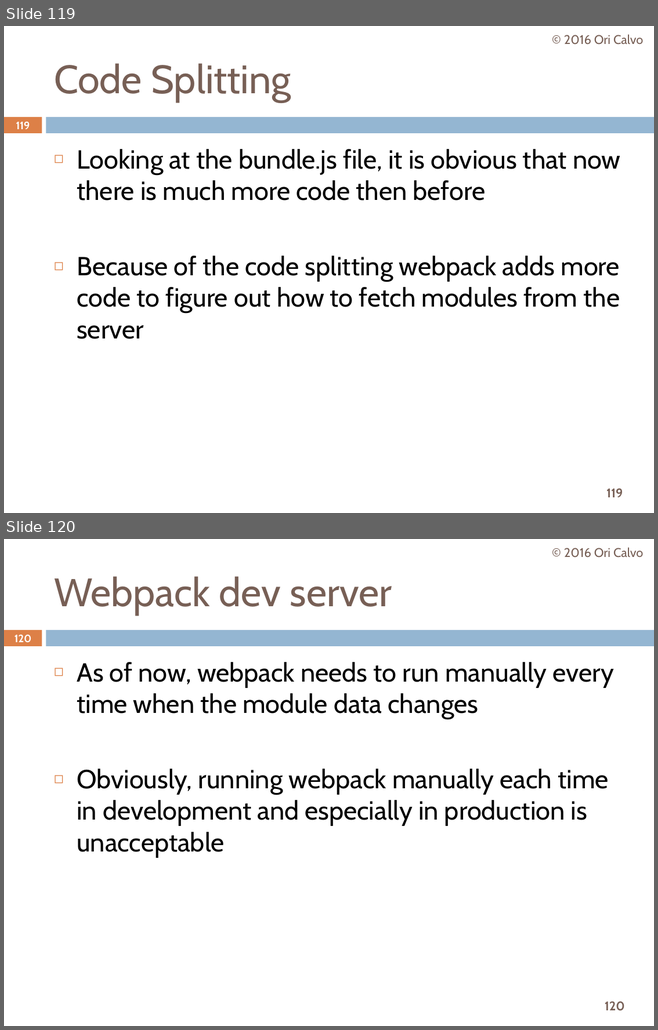
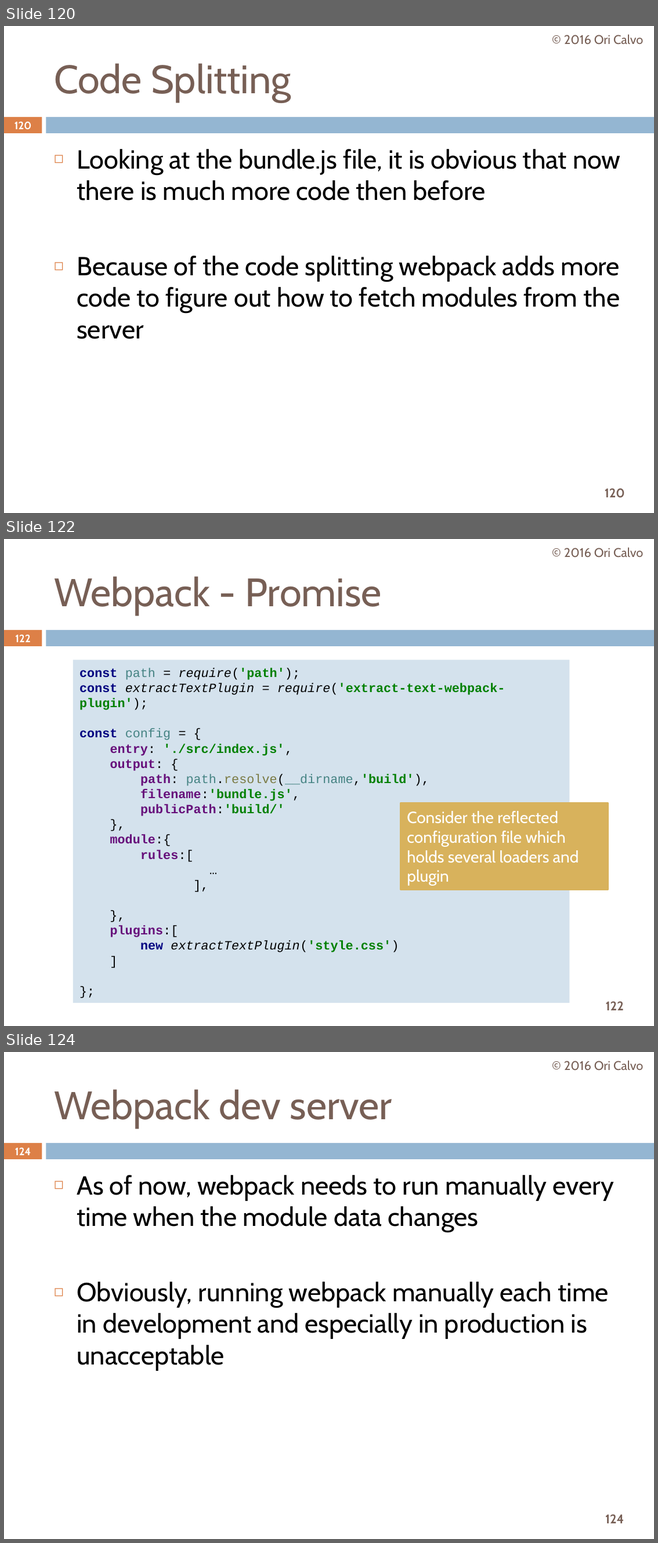
Before and after one commit to oricalvo/course-webpack, a slide deck: Webpack.pptx. Shown one above the other, each under a label of ours: slides 119 and 120 before the commit, slides 120, 122 and 124 after it; the slides between them are not shown. The pictures are 658x1030 and 658x1543 pixels, drawn with LibreOffice and Linux fonts; fonts in the diff are those of the drawing. Boxes give left, top, right and bottom in pixels: in the first picture for what was removed or moved away, otherwise in the second. Text is boxed around its words. In the diff, an @@ line names an element or a change of style, - is before the commit and + after.

```diff
--- a/Webpack.pptx
+++ b/Webpack.pptx
@@ slide 122 added at [4,539,654,1026], background #FFFFFF; not listed: 3 template elements that a slide beside it also shows @@
@@ text added at [564,547,643,558], 14 pt, text #775F55 @@
+© 2016 Ori Calvo
@@ title added at [54,576,381,615], 44 pt, text #775F55 @@
+Webpack - Promise
@@ page number added at [15,635,30,642], 11.9 pt, text #FFFFFF, bold @@
+122
@@ rectangle added at [73,660,569,1003], fill #D4E2ED, 14 pt, text #000000, bold @@
+const path = require('path');
+const extractTextPlugin = require('extract-text-webpack-plugin');
+const config = {
+entry: './src/index.js',
+output: {
+path: path.resolve(__dirname,'build'),
+filename:'bundle.js',
+publicPath:'build/'
+},
+module:{
+rules:[
+…
+],
+},
+plugins:[
+new extractTextPlugin('style.css')
+]
+};
@@ rectangle added at [400,803,607,890], fill #D8B25C, outline #D8B25C 1.5 pt, 18 pt, text #FFFFFF @@
+Consider the reflected configuration file which holds several loaders and plugin
@@ what was slide 119 is now slide 120 @@
@@ page number at [14,122,32,129]: text changed @@
-119
+120
@@ page number at [604,488,625,498]: text changed @@
-119
+120
@@ what was slide 120 is now slide 124 @@
@@ page number at [15,1148,31,1155]: text changed @@
-120
+124
@@ page number at [605,1514,623,1524]: text changed @@
-120
+124
```
Also in this commit, not shown: 82 slides changed, 3 other slides added.
